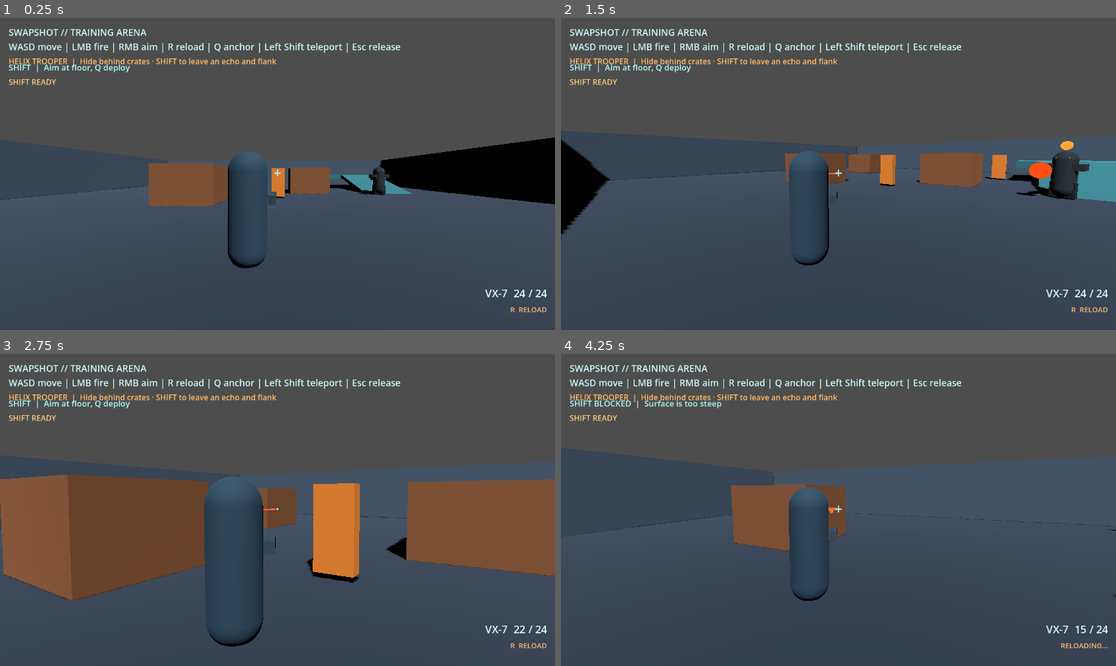
Above: before the commit, frames 1-4 (two rows, left to right).
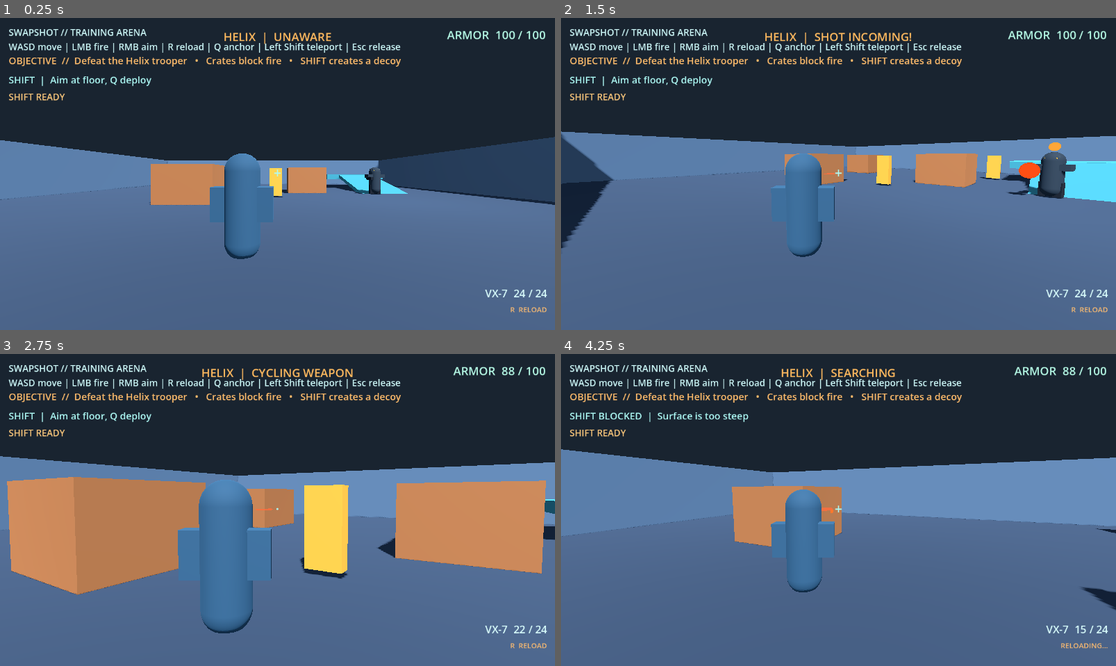
Above: after the commit, the same moments.

Repository: mishraaditya595/swapshot
Game: Godot game, scene res://scenes/main.tscn
Two runs of this game, one before a commit and one after it. Both use one fixed random seed, a clock stepped at 60 frames per second and the inputs below.
Inputs (mouse positions are in pixels of both pictures, inside the frame that each line leads up to):
- Up to frame 1 (0.25 s): no input
- Up to frame 2 (1.5 s): tap Enter at 0.5, 0.8, 1.35 s; move the mouse to (960, 158) at 0.52 s; press the mouse at (960, 158) at 0.53 s; hold D (move_right) 0.53-1.28 s; move the mouse to (810, 174) at 1.27 s; release the mouse at (810, 174) at 1.28 s; hold W (move_forward) from 1.28 s (still down)
- Up to frame 3 (2.75 s): keep holding W (move_forward); click (249, 510) at 1.55 s; move the mouse to (288, 503) at 2.02 s; hold Right mouse button (aim) from 2.03 s (still down); click (288, 503) at 2.17 s; tap Enter at 2.3 s
- Up to frame 4 (4.25 s): keep holding W (move_forward); move the mouse to (832, 516) at 2.77 s; release Right mouse button (aim) at 2.78 s; tap Q (deploy_anchor) at 2.85 s; click (832, 516) at 3.05 s; move the mouse to (877, 513) at 3.52 s; press the mouse at (877, 513) at 3.53 s; tap Enter at 3.8 s; tap R (reload) at 4.15 s

The runs differ from the first frame. In frame 1, 99% of the frame differs, in the area x 0-100%, y 0-100%; in frame 2, 99%; in frame 3, 99%; in frame 4, 99%.

Commit message:
Improve fight HUD, player silhouette, camera, lighting and death retry

Diff:
--- a/scenes/abilities/shift_ability.tscn
+++ b/scenes/abilities/shift_ability.tscn
@@ -25,20 +25,20 @@
 
 [node name="Status" type="Label" parent="ShiftHUD"]
 offset_left = 18.0
-offset_top = 90.0
+offset_top = 114.0
 offset_right = 560.0
-offset_bottom = 122.0
+offset_bottom = 152.0
 mouse_filter = 2
 theme_override_colors/font_color = Color(0.68, 0.98, 0.96, 1)
-theme_override_font_sizes/font_size = 17
+theme_override_font_sizes/font_size = 20
 text = "SHIFT  |  Aim at floor, Q deploy"
 
 [node name="Timer" type="Label" parent="ShiftHUD"]
 offset_left = 18.0
-offset_top = 121.0
+offset_top = 150.0
 offset_right = 440.0
-offset_bottom = 151.0
+offset_bottom = 186.0
 mouse_filter = 2
 theme_override_colors/font_color = Color(0.98, 0.78, 0.48, 1)
-theme_override_font_sizes/font_size = 16
+theme_override_font_sizes/font_size = 19
 text = "SHIFT READY"
--- a/scenes/levels/ms05_firefight.tscn
+++ b/scenes/levels/ms05_firefight.tscn
@@ -1,9 +1,26 @@
-[gd_scene load_steps=3 format=3]
+[gd_scene load_steps=4 format=3]
 
 [ext_resource type="PackedScene" path="res://scenes/levels/greybox_arena.tscn" id="1_arena"]
 [ext_resource type="PackedScene" path="res://scenes/enemies/security_trooper.tscn" id="2_trooper"]
 
+[sub_resource type="Environment" id="FirefightAtmosphere"]
+background_mode = 1
+background_color = Color(0.10, 0.14, 0.19, 1)
+ambient_light_source = 2
+ambient_light_color = Color(0.61, 0.71, 0.82, 1)
+ambient_light_energy = 0.85
+
 [node name="MS05Firefight" type="Node3D"]
+
+[node name="WorldEnvironment" type="WorldEnvironment" parent="."]
+environment = SubResource("FirefightAtmosphere")
+
+[node name="CombatFillLight" type="OmniLight3D" parent="."]
+position = Vector3(7, 5, 5)
+light_color = Color(0.71, 0.87, 0.99, 1)
+light_energy = 0.8
+omni_range = 21.0
+shadow_enabled = false
 
 [node name="Arena" parent="." instance=ExtResource("1_arena")]
 
@@ -14,10 +31,10 @@
 
 [node name="HelixHint" type="Label" parent="EncounterHUD"]
 offset_left = 18.0
-offset_top = 78.0
+offset_top = 74.0
 offset_right = 735.0
 offset_bottom = 115.0
 mouse_filter = 2
 theme_override_colors/font_color = Color(1, 0.74, 0.42, 1)
-theme_override_font_sizes/font_size = 16
-text = "HELIX TROOPER  |  Hide behind crates · SHIFT to leave an echo and flank"
+theme_override_font_sizes/font_size = 20
+text = "OBJECTIVE  //  Defeat the Helix trooper   •   Crates block fire   •   SHIFT creates a decoy"
--- a/scenes/player/player.tscn
+++ b/scenes/player/player.tscn
@@ -28,6 +28,10 @@
 material = SubResource("VisorMaterial")
 size = Vector3(0.4, 0.22, 0.12)
 
+[sub_resource type="BoxMesh" id="PlatingMesh"]
+material = SubResource("SuitMaterial")
+size = Vector3(0.30, 0.63, 0.28)
+
 [sub_resource type="SphereShape3D" id="CameraProbe"]
 radius = 0.24
 
@@ -45,6 +49,14 @@
 [node name="Body" type="MeshInstance3D" parent="VisualRoot"]
 mesh = SubResource("SuitMesh")
 
+[node name="ArmLeft" type="MeshInstance3D" parent="VisualRoot"]
+position = Vector3(-0.43, 0.05, 0)
+mesh = SubResource("PlatingMesh")
+
+[node name="ArmRight" type="MeshInstance3D" parent="VisualRoot"]
+position = Vector3(0.43, 0.05, 0)
+mesh = SubResource("PlatingMesh")
+
 [node name="Visor" type="MeshInstance3D" parent="VisualRoot"]
 transform = Transform3D(1, 0, 0, 0, 1, 0, 0, 0, 1, 0, 0.4, -0.32)
 mesh = SubResource("VisorMesh")
@@ -59,7 +71,7 @@
 
 [node name="CameraBoom" type="SpringArm3D" parent="CameraPivot"]
 position = Vector3(0, 0.13, 0)
-spring_length = 3.5
+spring_length = 3.85
 shape = SubResource("CameraProbe")
 collision_mask = 1
 
--- a/scenes/ui/combat_hud.tscn
+++ b/scenes/ui/combat_hud.tscn
@@ -4,6 +4,40 @@
 
 [node name="CombatHUD" type="CanvasLayer"]
 script = ExtResource("1_hud")
+
+[node name="DamageFlash" type="ColorRect" parent="."]
+visible = false
+anchors_preset = 15
+anchor_right = 1.0
+anchor_bottom = 1.0
+mouse_filter = 2
+color = Color(0.94, 0.08, 0.02, 0.18)
+
+[node name="Health" type="Label" parent="."]
+anchor_left = 1.0
+anchor_right = 1.0
+offset_left = -290.0
+offset_top = 18.0
+offset_right = -20.0
+offset_bottom = 56.0
+mouse_filter = 2
+theme_override_font_sizes/font_size = 24
+text = "ARMOR  100 / 100"
+horizontal_alignment = 2
+
+[node name="Threat" type="Label" parent="."]
+anchors_preset = 5
+anchor_left = 0.5
+anchor_right = 0.5
+offset_left = -315.0
+offset_top = 22.0
+offset_right = 315.0
+offset_bottom = 64.0
+mouse_filter = 2
+theme_override_colors/font_color = Color(1.0, 0.73, 0.37, 1)
+theme_override_font_sizes/font_size = 24
+text = "HELIX  |  UNAWARE"
+horizontal_alignment = 1
 
 [node name="Crosshair" type="Label" parent="."]
 anchors_preset = 8
@@ -76,11 +110,11 @@
 anchor_right = 0.5
 anchor_bottom = 0.5
 offset_left = -150.0
-offset_top = 62.0
+offset_top = 72.0
 offset_right = 150.0
-offset_bottom = 101.0
+offset_bottom = 117.0
 mouse_filter = 2
 theme_override_colors/font_color = Color(1, 0.56, 0.29, 1)
-theme_override_font_sizes/font_size = 18
+theme_override_font_sizes/font_size = 23
 text = "ARMOR HIT"
 horizontal_alignment = 1
--- a/scripts/combat_hud.gd
+++ b/scripts/combat_hud.gd
@@ -5,11 +5,15 @@
 @onready var hit_marker: Label = $HitMarker
 @onready var reload_label: Label = $Reload
 @onready var incoming: Label = $Incoming
+@onready var health_label: Label = $Health
+@onready var threat_label: Label = $Threat
+@onready var damage_flash: ColorRect = $DamageFlash
 @onready var owner_player: CharacterBody3D = get_parent() as CharacterBody3D
 @onready var weapon: Node = get_node("../VisualRoot/WeaponPivot/VX7")
 var _hit_left: float = 0.0
 var _incoming_left: float = 0.0
 var _previous_health: float = 100.0
+var _enemy: Node = null
 
 
 func _ready() -> void:
@@ -22,6 +26,9 @@
     incoming.visible = false
     _previous_health = float(owner_player.get("health"))
     owner_player.connect("health_changed", _on_health_changed)
+    _set_health(_previous_health, float(owner_player.get("max_health")))
+    damage_flash.visible = false
+    call_deferred("_bind_enemy")
 
 
 func _process(delta: float) -> void:
@@ -30,6 +37,8 @@
     hit_marker.visible = _hit_left > 0.0
     _incoming_left = maxf(0.0, _incoming_left - delta)
     incoming.visible = _incoming_left > 0.0
+    damage_flash.visible = _incoming_left > 0.0
+    damage_flash.modulate.a = minf(0.65, _incoming_left * 0.65)
 
 
 func _set_ammo(loaded: int, capacity: int) -> void:
@@ -47,8 +56,62 @@
 
 
 func _on_health_changed(remaining: float, _maximum: float) -> void:
+    _set_health(remaining, _maximum)
     if remaining < _previous_health:
         incoming.text = "ARMOR HIT  -%d" % int(roundf(_previous_health - remaining))
         _incoming_left = 0.7
         incoming.visible = true
     _previous_health = remaining
+
+
+func _set_health(remaining: float, maximum: float) -> void:
+    health_label.text = "ARMOR  %d / %d" % [int(ceilf(remaining)), int(ceilf(maximum))]
+    health_label.add_theme_color_override(
+        "font_color", Color(1.0, 0.45, 0.31) if remaining <= maximum * 0.3
+        else Color(0.71, 0.98, 0.90)
+    )
+    if remaining <= 0.0:
+        threat_label.text = "YOU ARE DOWN  |  Enter to restart"
+
+
+func _bind_enemy() -> void:
+    var candidate: Node = get_tree().get_first_node_in_group("enemy")
+    if candidate == null:
+        threat_label.text = "ENCOUNTER  |  LOCATE THE TROOPER"
+        return
+    _enemy = candidate
+    _enemy.connect("state_changed", _on_enemy_state_changed)
+    _enemy.connect("echo_distracted", _on_echo_distracted)
+    _enemy.connect("windup_started", _on_windup_started)
+    _enemy.connect("shot_fired", _on_enemy_shot)
+    _enemy.connect("destroyed", _on_enemy_destroyed)
+    _on_enemy_state_changed(int(_enemy.get("state")))
+
+
+func _on_enemy_state_changed(next_state: int) -> void:
+    if not bool(owner_player.get("is_alive")):
+        return
+    if is_instance_valid(_enemy) and _enemy.get("_echo") != null:
+        threat_label.text = "HELIX  |  DISTRACTED BY ECHO"
+        return
+    match next_state:
+        0: threat_label.text = "HELIX  |  UNAWARE"
+        1: threat_label.text = "HELIX  |  SEARCHING"
+        2: threat_label.text = "HELIX  |  ENGAGING"
+        3: threat_label.text = "HELIX  |  NEUTRALIZED"
+
+
+func _on_echo_distracted(_position: Vector3) -> void:
+    threat_label.text = "HELIX  |  DISTRACTED BY ECHO"
+
+
+func _on_windup_started() -> void:
+    threat_label.text = "HELIX  |  SHOT INCOMING!"
+
+
+func _on_enemy_shot(_hit: bool) -> void:
+    threat_label.text = "HELIX  |  CYCLING WEAPON"
+
+
+func _on_enemy_destroyed() -> void:
+    threat_label.text = "HELIX  |  NEUTRALIZED"
--- a/scripts/player_controller.gd
+++ b/scripts/player_controller.gd
@@ -56,6 +56,9 @@
         get_viewport().set_input_as_handled()
         return
     if not is_alive:
+        if event is InputEventKey and event.pressed and not event.echo and event.keycode == KEY_ENTER:
+            get_tree().reload_current_scene()
+            get_viewport().set_input_as_handled()
         return
 
     if event is InputEventMouseButton:
--- a/scripts/shoulder_camera.gd
+++ b/scripts/shoulder_camera.gd
@@ -7,7 +7,7 @@
 ## At very close distances the player meshes fade, so camera retraction does
 ## not fill the view with the back of the character.
 
-@export_range(0.0, 1.5, 0.05) var shoulder_offset: float = 0.55
+@export_range(0.0, 1.5, 0.05) var shoulder_offset: float = 0.70
 @export_range(0.0, 0.2, 0.005) var clearance_margin: float = 0.04
 @export_range(1.0, 15.0, 0.5) var distance_recovery_speed: float = 5.0
 @export_range(1.0, 15.0, 0.5) var shoulder_recovery_speed: float = 3.0
@@ -24,6 +24,7 @@
 var _side_query: PhysicsShapeQueryParameters3D
 var _suit_material: StandardMaterial3D
 var _visor_material: StandardMaterial3D
+var _fade_materials: Array[StandardMaterial3D] = []
 
 
 func _ready() -> void:
@@ -38,6 +39,15 @@
     # instead, leaving shared scene materials and other players untouched.
     _suit_material = _make_fade_material(player.get_node("VisualRoot/Body") as MeshInstance3D)
     _visor_material = _make_fade_material(player.get_node("VisualRoot/Visor") as MeshInstance3D)
+    _fade_materials.append(_suit_material)
+    _fade_materials.append(_visor_material)
+    # All added character and weapon meshes fade near a retracted lens.
+    for child in player.get_node("VisualRoot").find_children("*", "MeshInstance3D", true, false):
+        var mesh: MeshInstance3D = child as MeshInstance3D
+        if mesh.name == "Body" or mesh.name == "Visor":
+            continue
+        if mesh.mesh != null and mesh.mesh.surface_get_material(0) is StandardMaterial3D:
+            _fade_materials.append(_make_fade_material(mesh))
 
 
 func _make_fade_material(mesh: MeshInstance3D) -> StandardMaterial3D:
@@ -105,7 +115,7 @@
         desired_opacity, _visual_opacity + fade_recovery_speed * delta
     )
 
-    for material: StandardMaterial3D in [_suit_material, _visor_material]:
+    for material: StandardMaterial3D in _fade_materials:
         if material == null:
             continue
         if absf(material.albedo_color.a - _visual_opacity) < 0.001:
Not shown: 1 places in scenes/player/player.tscn that only renumber resources
